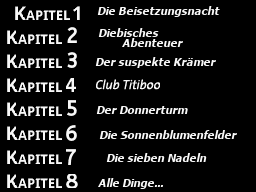
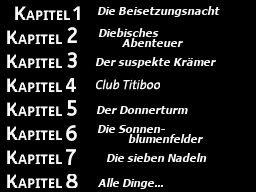
Two versions of the same layered image (256 x 192). Layer-by-layer changes:
added layer "blumenfelder" above "Die Sonnen- ..." over [128, 134, 203, 143]
renamed "Die Sonnenblumenfelder" to "Die Sonnen- ...", painted on it over [97, 125, 237, 139]
